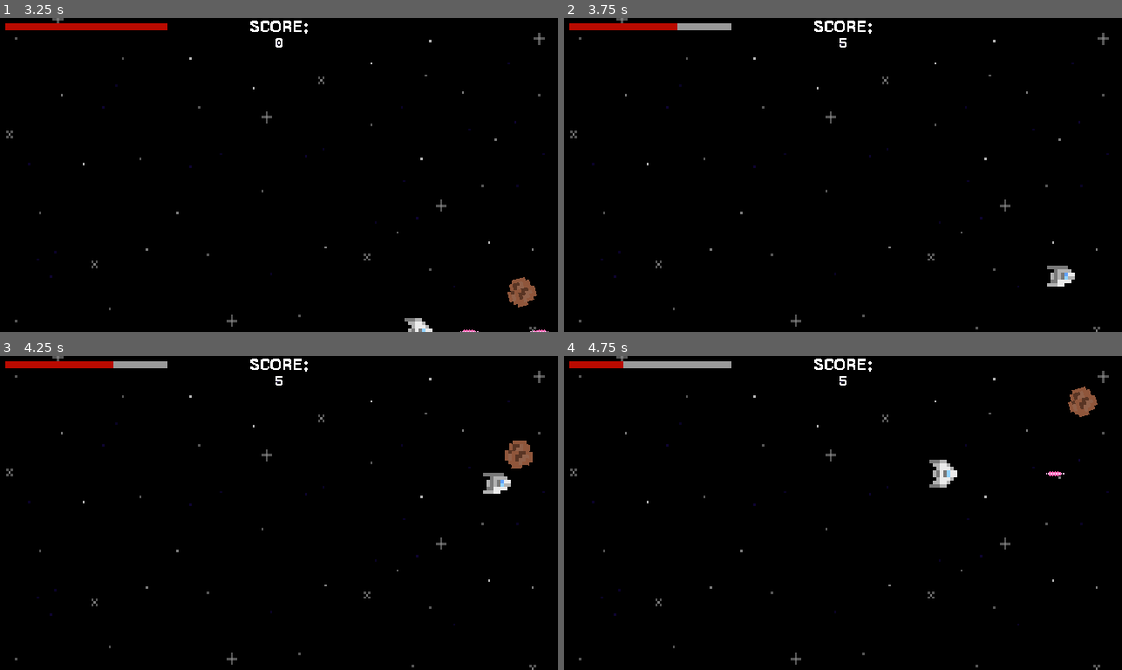
Above: before the commit, frames 1-4 (two rows, left to right).
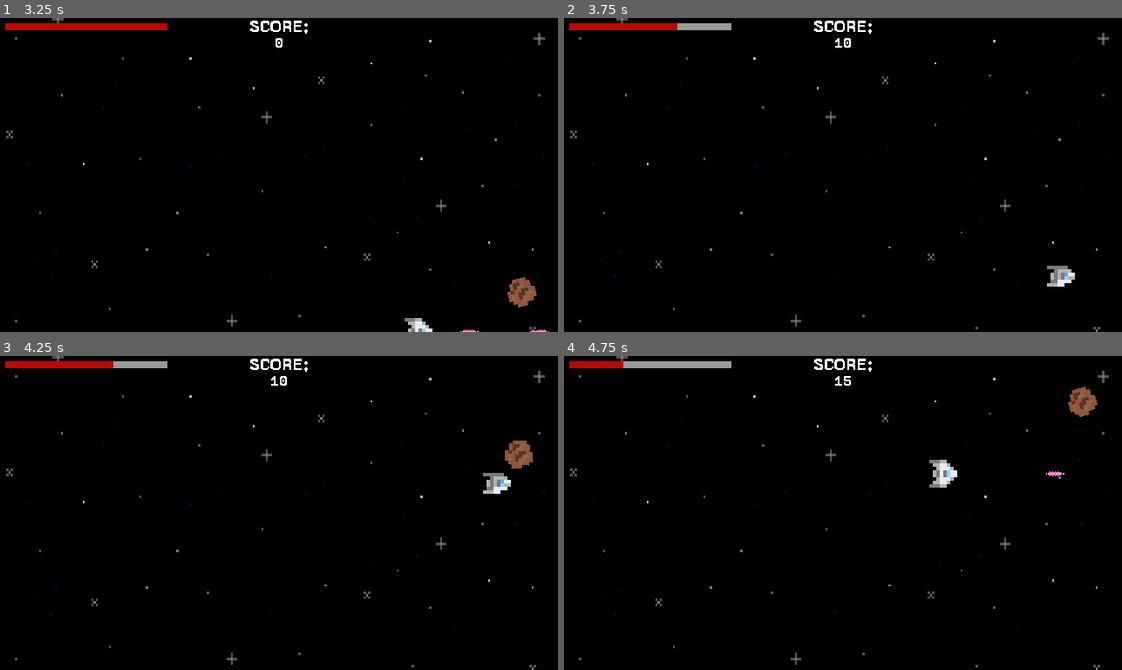
Above: after the commit, the same moments.

Repository: EwBax/dont-get-blasted
Game: Godot game, scene res://Scenes/main.tscn
Same seed, same stepped clock (60 frames per second), same inputs: the game is played once before the commit and once after it.
Inputs (mouse positions are in pixels of both pictures, inside the frame that each line leads up to):
- Up to frame 1 (3.25 s): click "START" at 0.5 s; tap Enter at 1.25 s; move the mouse to (401, 159) at 1.27 s; press the mouse at (401, 159) at 1.28 s; hold D (move_right) 1.28-2.03 s; move the mouse to (167, 190) at 2.02 s; release the mouse at (167, 190) at 2.03 s; hold S (move_down) 2.03-2.78 s; click (167, 190) at 2.1 s; move the mouse to (334, 105) at 2.77 s; press the mouse at (334, 105) at 2.78 s; hold D (move_right) from 2.78 s (still down)
- Up to frame 2 (3.75 s): move the mouse to (815, 237) at 3.52 s; release D (move_right) at 3.53 s; release the mouse at (815, 237) at 3.53 s; hold W (move_up) from 3.53 s (still down); click (815, 237) at 3.6 s
- Up to frame 3 (4.25 s): keep holding W (move_up)
- Up to frame 4 (4.75 s): move the mouse to (1010, 560) at 4.27 s; release W (move_up) at 4.28 s; press the mouse at (1010, 560) at 4.28 s; hold A (move_left) from 4.28 s (still down)

Frame 1 is identical in both runs. In frame 2, less than 0.1% of the frame differs, in the area x 48-52%, y 6-10%; in frame 3, less than 0.1%; in frame 4, less than 0.1%.

Commit message:
player gets points for colliding with asteroid

Diff:
--- a/Scenes/player.tscn
+++ b/Scenes/player.tscn
@@ -42,7 +42,7 @@
 "speed": 1.0
 }]
 
-[node name="Player" type="Area2D"]
+[node name="Player" type="Area2D" groups=["friendly"]]
 collision_layer = 2
 script = ExtResource("1_15aep")
 speed = 150
--- a/Scripts/player.gd
+++ b/Scripts/player.gd
@@ -62,8 +62,8 @@
 # player hit by enemy or object
 func _on_body_entered(body):
 
-	if body.has_method("destroy"):
-		body.destroy()
+	if body.has_method("_on_body_entered"):
+		body._on_body_entered(self)
 
 	hit_points -= 1
 	hit.emit()
Not shown: 1 places in Scenes/main.tscn that only renumber resources
Not shown: 1 places in Scenes/player.tscn that only renumber resources
